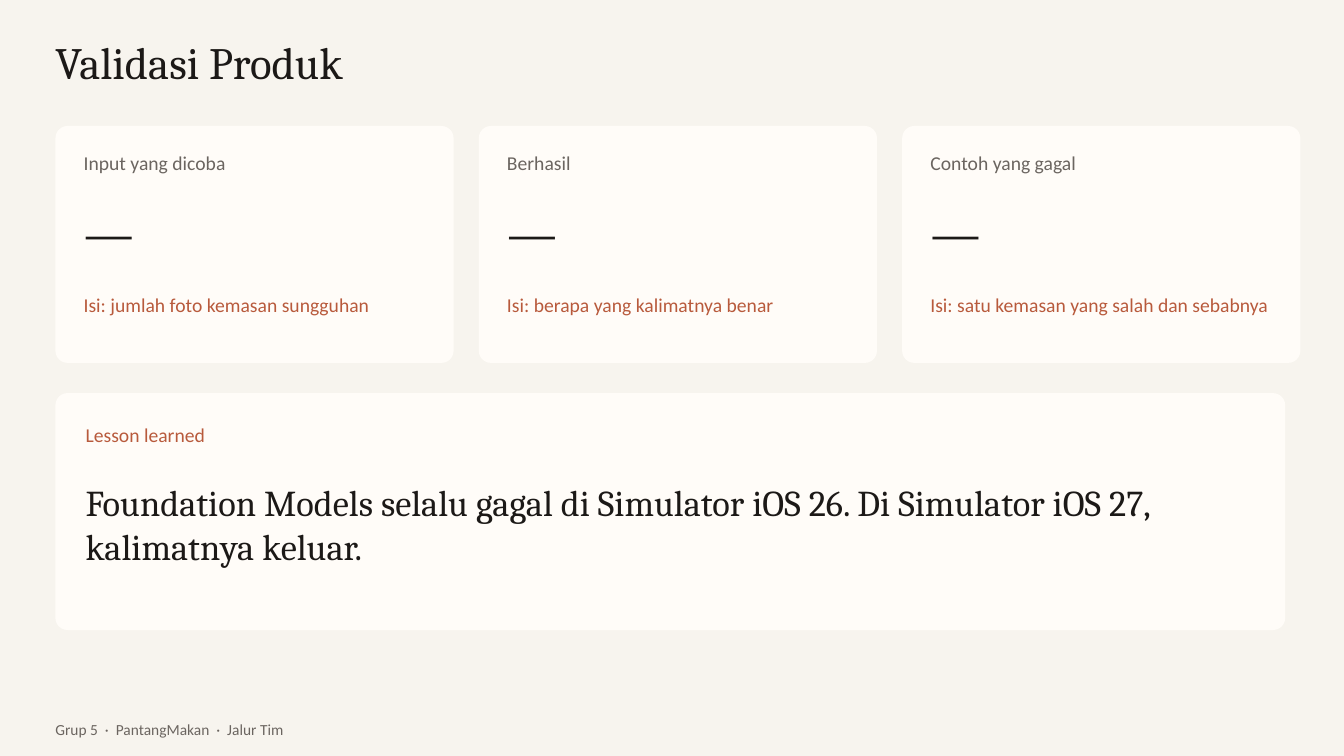
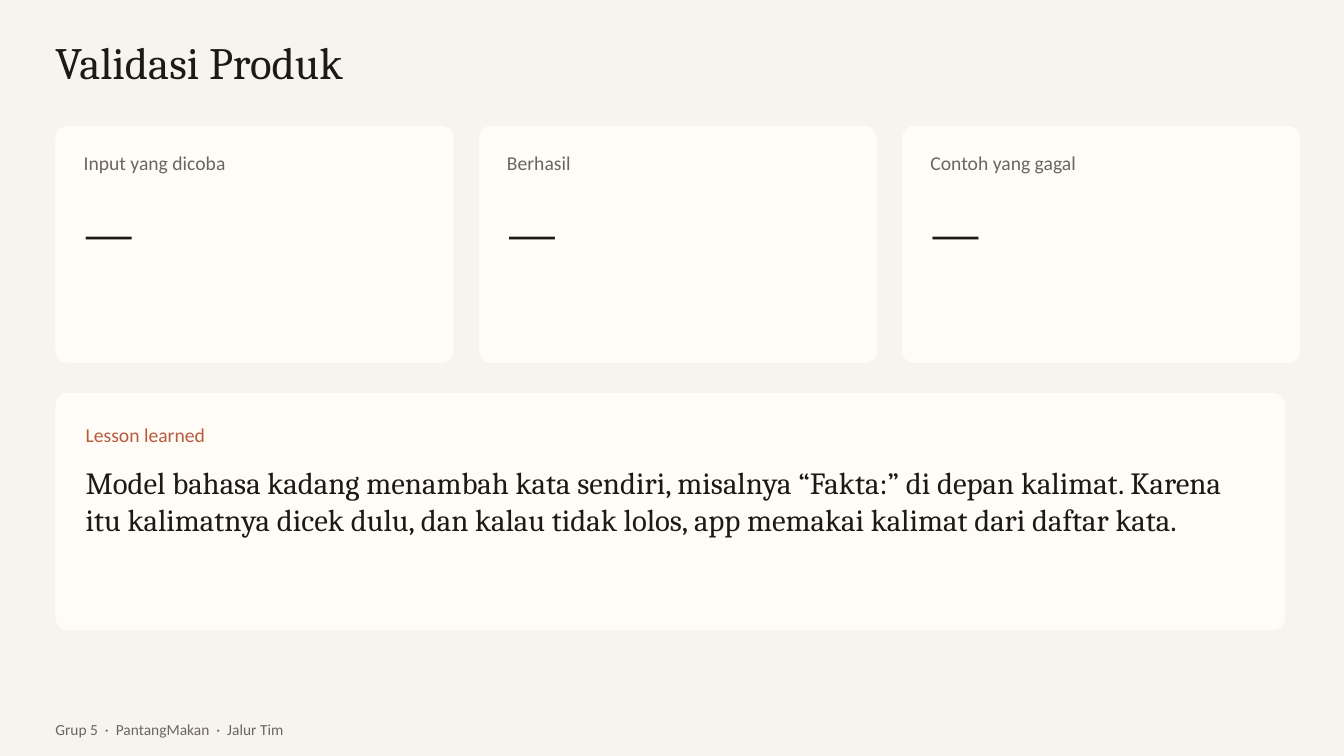
Before and after one commit to dendyramdhan/PantangMakan, a slide deck: slide 11 of presentasi/PantangMakan.pptx. Drawn at 1344x756 pixels with LibreOffice and Linux fonts; fonts in the diff are those of the drawing. Boxes give left, top, right and bottom in pixels: in the first picture for what was removed or moved away, otherwise in the second. Text is boxed around its words. In the diff, an @@ line names an element or a change of style, - is before the commit and + after.

Commit message:
Ganti kalimat 'aman' jadi laporan isi komposisi, rapikan kata-kata deck

```diff
--- a/presentasi/PantangMakan.pptx
+++ b/presentasi/PantangMakan.pptx
@@ text removed at box(84, 298, 369, 316) @@
-Isi: jumlah foto kemasan sungguhan
@@ text removed at box(507, 298, 774, 316) @@
-Isi: berapa yang kalimatnya benar
@@ text removed at box(930, 298, 1267, 316) @@
-Isi: satu kemasan yang salah dan sebabnya
@@ text at box(86, 472, 1221, 538): text changed; size 26 to 22 pt @@
-Foundation Models selalu gagal di Simulator iOS 26. Di Simulator iOS 27, kalimatnya keluar.
+Model bahasa kadang menambah kata sendiri, misalnya “Fakta:” di depan kalimat. Karena itu kalimatnya dicek dulu, dan kalau tidak lolos, app memakai kalimat dari daftar kata.
@@ text "Model bahasa kadang menambah kata ..." at box(86, 472, 1221, 538): vertical alignment middle to top @@
```
Also in this commit, not shown: 6 other slides changed, 7 other files.
